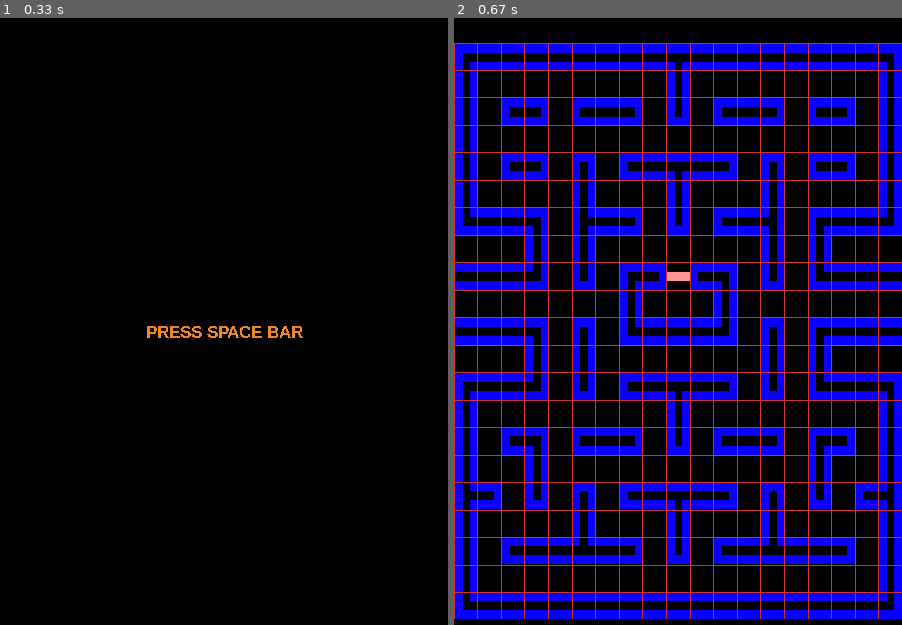
Above: before the commit, frames 1-2 (left to right).
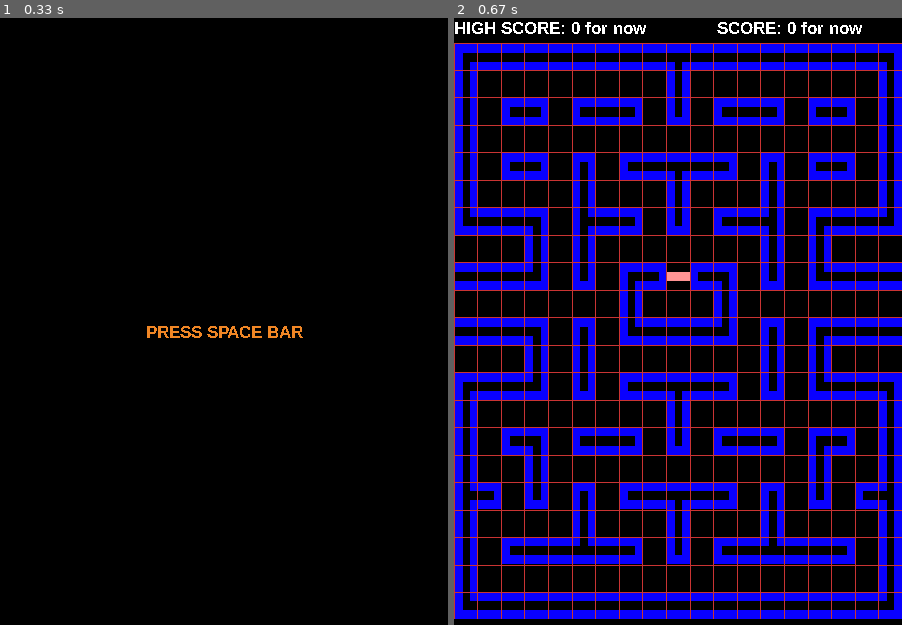
Above: after the commit, the same moments.

Repository: Malva2312/FPRO-PacMan
Game: pygame game, started from main.py
The game is run twice, just before and just after one commit, with the same random seed, the same clock (stepped at 60 frames per second) and the same inputs.
Inputs:
- Up to frame 1 (0.33 s): no input
- Up to frame 2 (0.67 s): tap Space at 0.33 s

Frame 1 is identical in both runs. In frame 2, 0.6% of the frame differs, in the area x 0-92%, y 0-3%.

Commit message:
Completed the maze

Diff:
--- a/app_class.py
+++ b/app_class.py
@@ -35,13 +35,15 @@
 
 
 ####################################################### DRAW
-    def draw_some_text(self, astring, screen, position, size, colour, font_name):
+    def draw_some_text(self, astring, screen, position, size, colour, font_name, CENTER_WIDTH = True,CENTER_HEIGHT=True):
        font = pygame.font.SysFont(font_name, size)
        text = font.render(astring, False, colour)
        text_size = text.get_size()
        #centering the sentence:
-       position[1] = position[1]-text_size[1]//2
-       position[0] = position[0]-text_size[0]//2
+       if CENTER_HEIGHT:
+           position[1] = position[1]-text_size[1]//2
+       if CENTER_WIDTH:
+            position[0] = position[0]-text_size[0]//2
        screen.blit(text, position)
 
     def load(self):
@@ -56,7 +58,7 @@
         for y in range(0, 21):
             pygame.draw.line(self.background, RED, (0, y*(HEIGHT/(self.cell_height))), (WIDTH, y*(HEIGHT/(self.cell_height))))
 
-####################################################### START
+####################################################### INTRODUCTION
     def start_events(self):
         for event in pygame.event.get():
             if event.type == pygame.QUIT:
@@ -87,4 +89,6 @@
     def playing_draw(self):
         self.screen.blit(self.background, (0, TOP_BOT_BUFF/2))
         self.draw_grid()
+        self.draw_some_text("HIGH SCORE: {}".format("0 for now"), self.screen, [0, 0], 16, WHITE , START_SOURCE, CENTER_HEIGHT=False, CENTER_WIDTH=False) #HIGH SCORE MUST CHANGE
+        self.draw_some_text("SCORE: {}".format("0 for now"), self.screen, [3/4 * WIDTH, 0], 16, WHITE , START_SOURCE, CENTER_HEIGHT=False, CENTER_WIDTH=True) #SCORE MUST CHANGE
         pygame.display.update()
--- a/settings.py
+++ b/settings.py
@@ -12,6 +12,7 @@
 BLACK = (0, 0, 0) #BLACK RGB
 RED = (202, 52, 51)
 GRAY = (107, 107, 107)
+WHITE =(255, 255, 255)
 #source settings
 TEXT_SIZE = 16
 START_SOURCE = "arial black"
